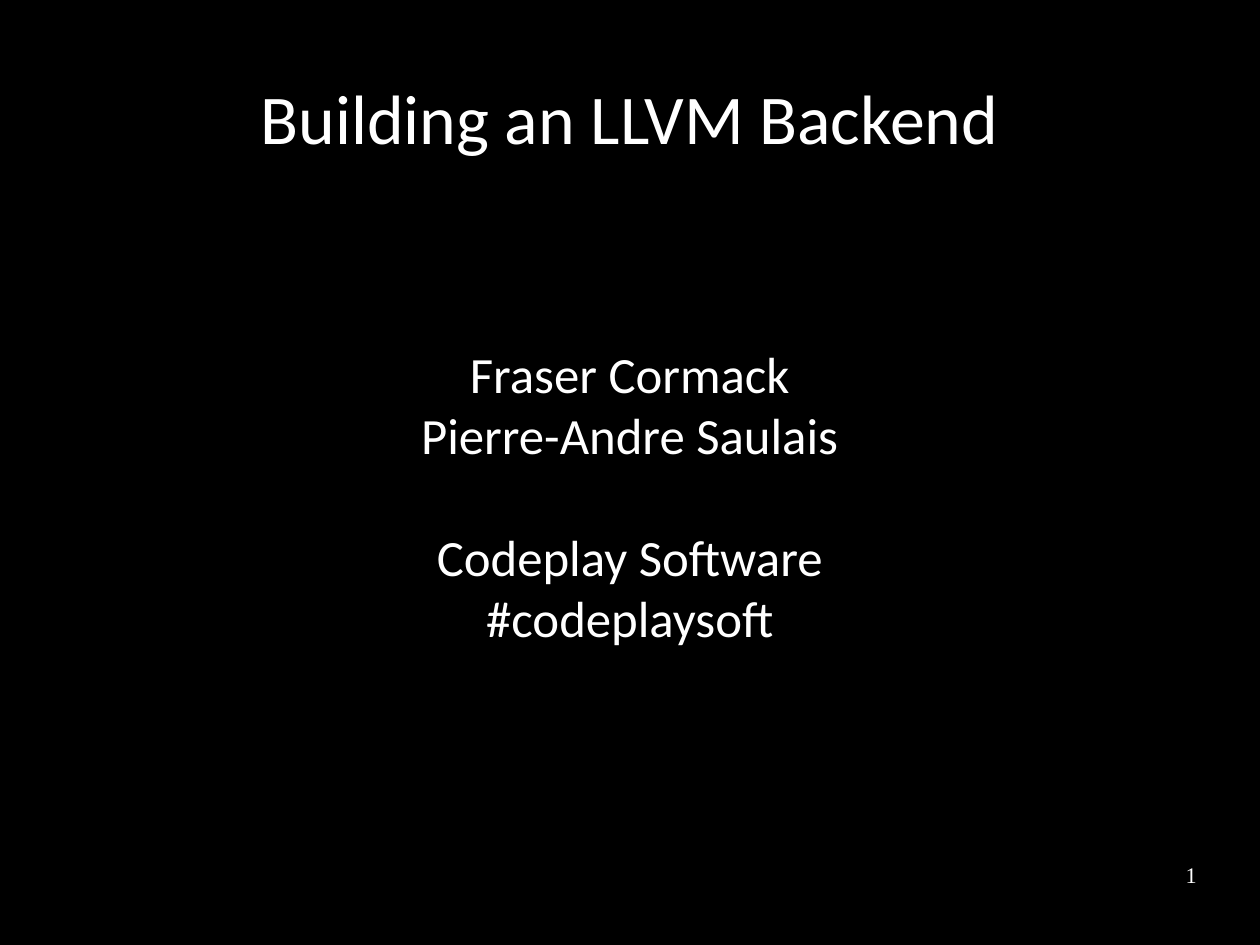
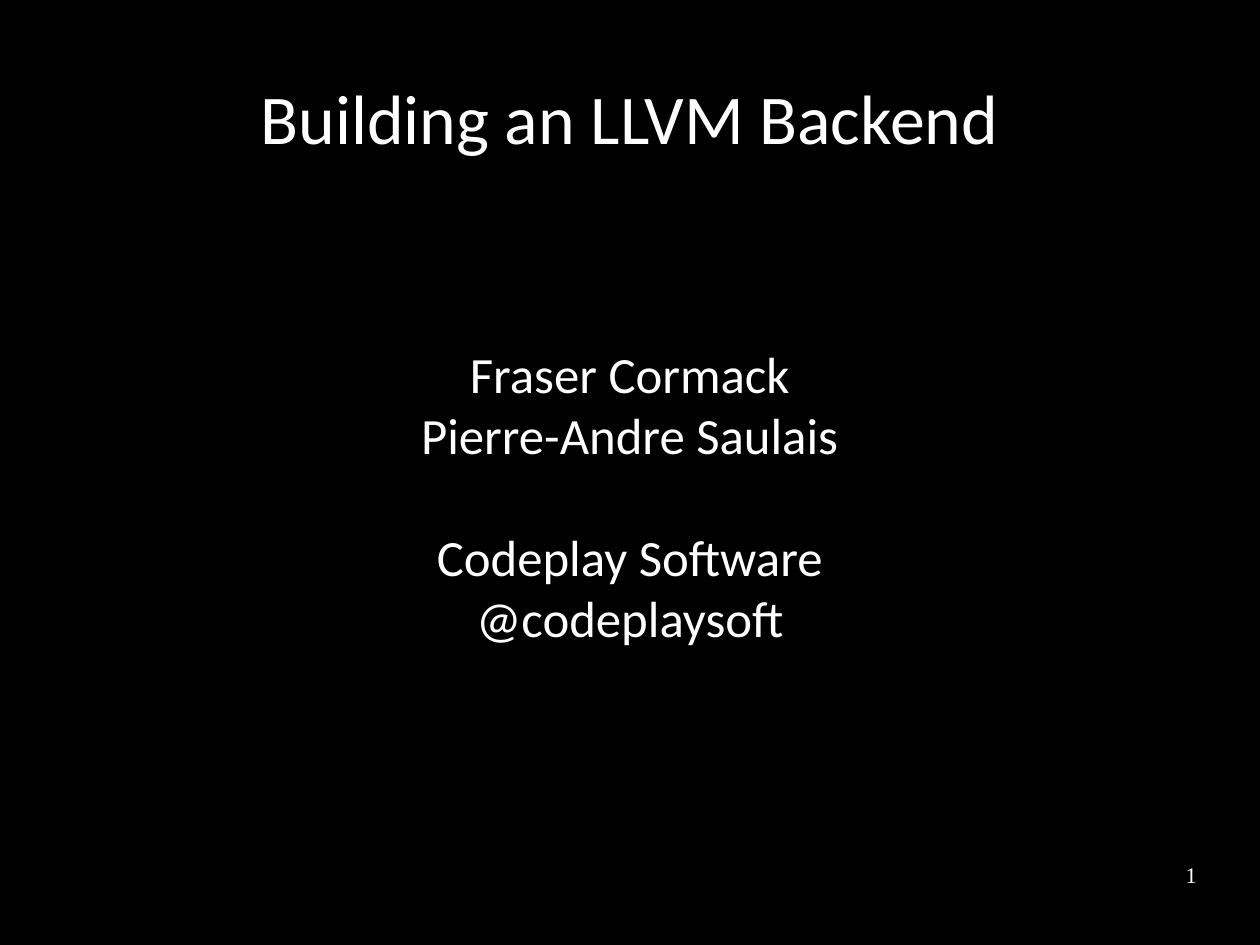
Before and after one commit to frasercrmck/llvm-leg, a slide deck: slide 1 of docs/Codeplay/Slides.odp. Drawn at 1260x945 pixels with LibreOffice and Linux fonts; fonts in the diff are those of the drawing. Boxes give left, top, right and bottom in pixels: in the first picture for what was removed or moved away, otherwise in the second. Text is boxed around its words. In the diff, an @@ line names an element or a change of style, - is before the commit and + after.

Commit message:
Work on slides: changed twitter address in title

```diff
--- a/docs/Codeplay/Slides.odp
+++ b/docs/Codeplay/Slides.odp
@@ subtitle at (476,601,783,646): text changed @@
-#codeplaysoft
+@codeplaysoft
```
